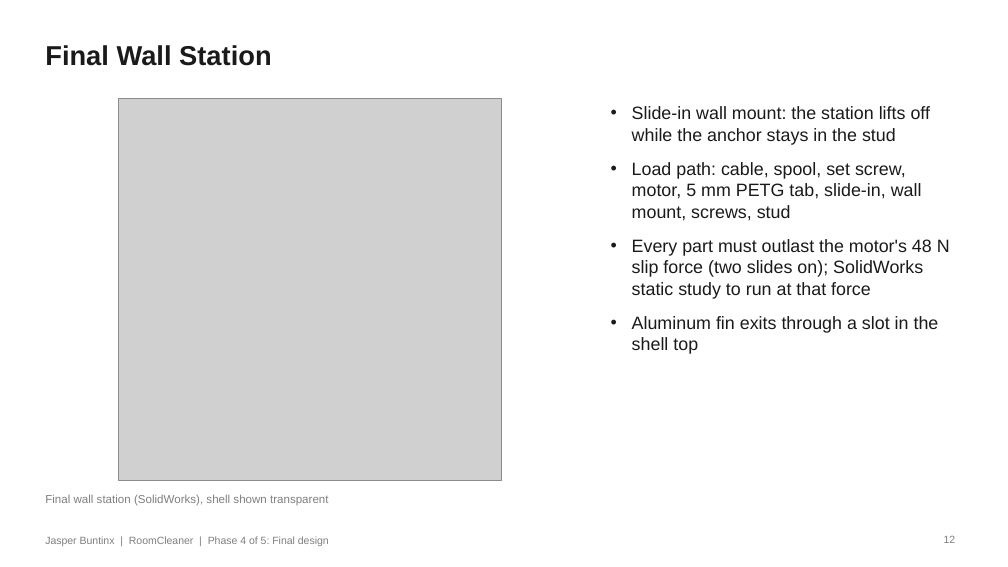
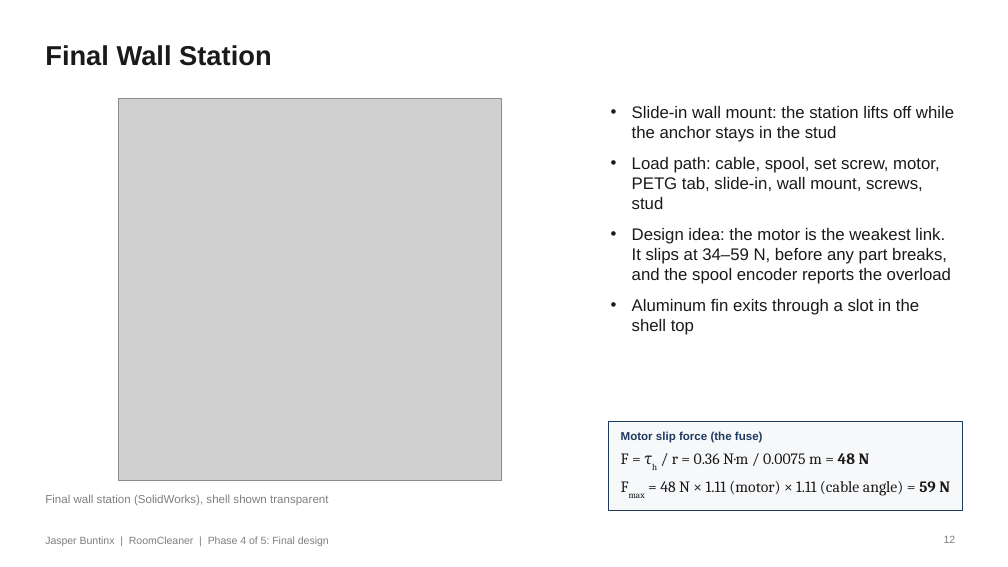
Before and after one commit to Jaspario1199/RoomCleaner, a slide deck: slide 12 of docs/presentation/deck_v8/RoomCleaner_Buntinx_Oct27_v8.pptx. Drawn at 1008x567 pixels with LibreOffice and Linux fonts; fonts in the diff are those of the drawing; grey boxes stand for pictures. Boxes give left, top, right and bottom in pixels: in the first picture for what was removed or moved away, otherwise in the second. Text is boxed around its words. In the diff, an @@ line names an element or a change of style, - is before the commit and + after.

```diff
--- a/docs/presentation/deck_v8/RoomCleaner_Buntinx_Oct27_v8.pptx
+++ b/docs/presentation/deck_v8/RoomCleaner_Buntinx_Oct27_v8.pptx
@@ text at [632,106,954,335]: size 17 to 16 pt in "Slide-in wall mount: the station lifts off ...", "Aluminum fin exits through a slot in ..."; less space between paragraphs @@
@@ text at [632,157,951,284]: text changed; size 17 to 16 pt @@
-• Load path: cable, spool, set screw, motor, 5 mm PETG tab, slide-in, wall mount, screws, stud
-• Every part must outlast the motor's 48 N slip force (two slides on); SolidWorks static study to run at that force
+• Load path: cable, spool, set screw, motor, PETG tab, slide-in, wall mount, screws, stud
+• Design idea: the motor is the weakest link. It slips at 34–59 N, before any part breaks, and the spool encoder reports the overload
@@ rectangle added at [609,421,963,510], fill #F7F8FA, outline #1F3A5F 1 pt @@
@@ text added at [621,431,763,443], 11 pt, text #1F3A5F, bold @@
+Motor slip force (the fuse)
@@ text added at [621,453,950,496], 15 pt, text #1A1A1A @@
+F = τh / r = 0.36 N·m / 0.0075 m = 48 N
+Fmax = 48 N × 1.11 (motor) × 1.11 (cable angle) = 59 N
```
Also in this commit, not shown: 3 other slides changed, 1 slide removed, 12 other files.
